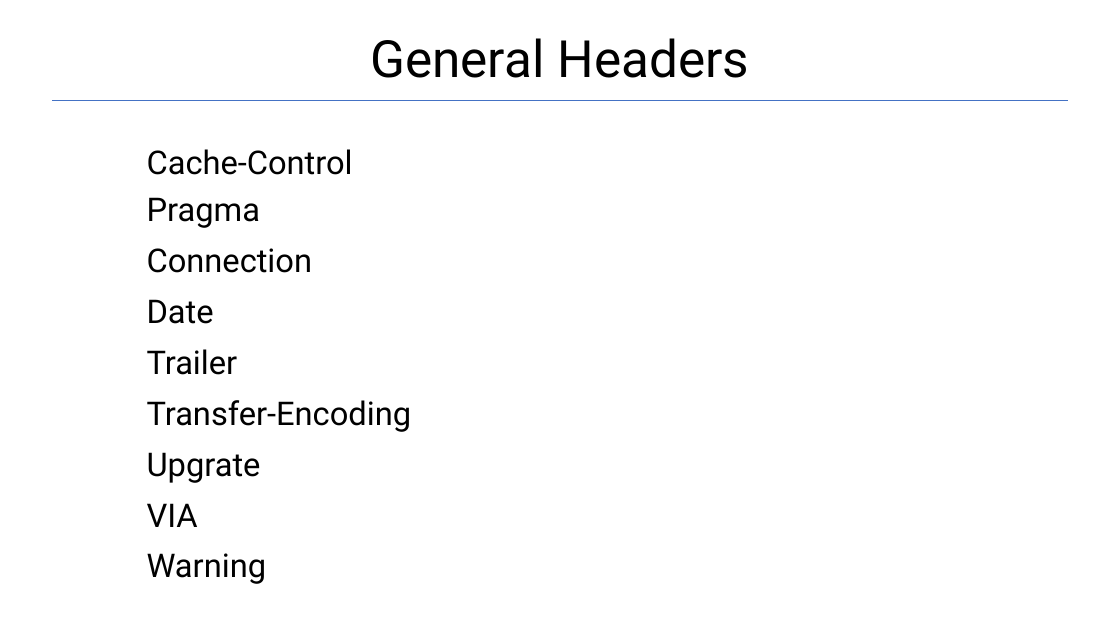
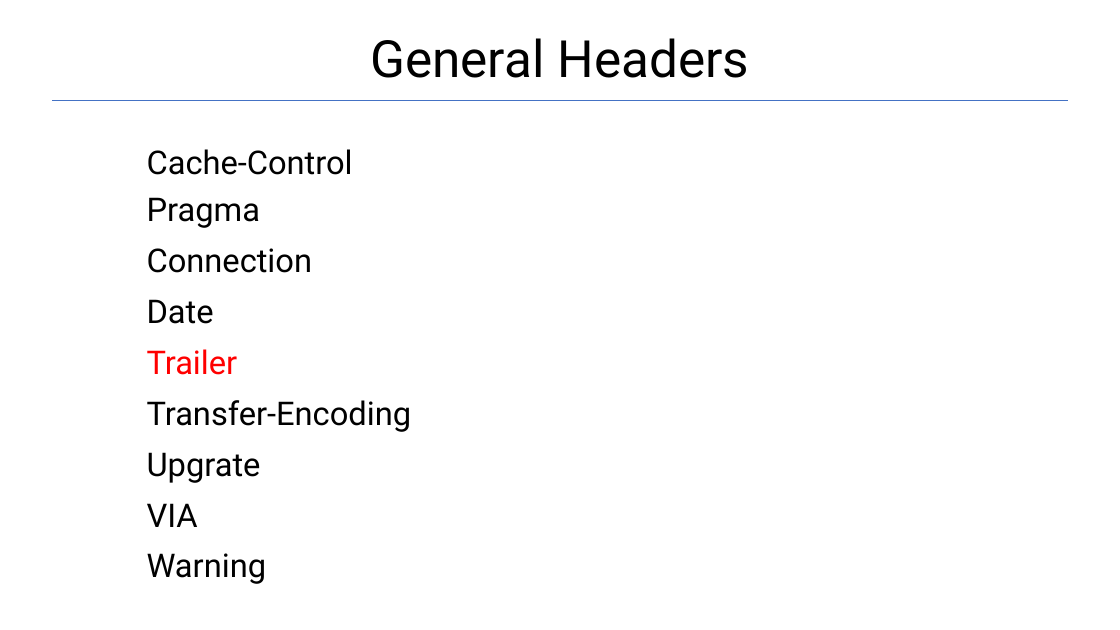
Before and after one commit to Garnik94/Levelup_presentations, a slide deck: slide 17 of Http/Http_presentation.pptx. Drawn at 1120x630 pixels with LibreOffice and Linux fonts; fonts in the diff are those of the drawing. Boxes give left, top, right and bottom in pixels: in the first picture for what was removed or moved away, otherwise in the second. Text is boxed around its words. In the diff, an @@ line names an element or a change of style, - is before the commit and + after.

```diff
--- a/Http/Http_presentation.pptx
+++ b/Http/Http_presentation.pptx
@@ text at box(147, 349, 238, 375): text colour #000000 to #FF0000 in "Trailer" @@
```
Also in this commit, not shown: 4 other slides changed, 1 other file.
